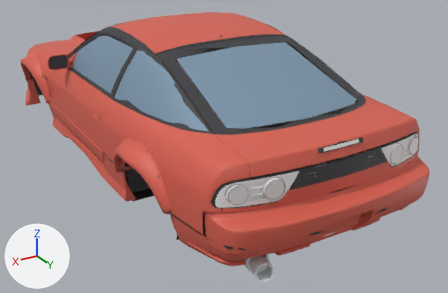
Before and after pictures for a commit that changed the Blender file assets/source/eshell/nakayaGrove/nakayaGrove.blend.
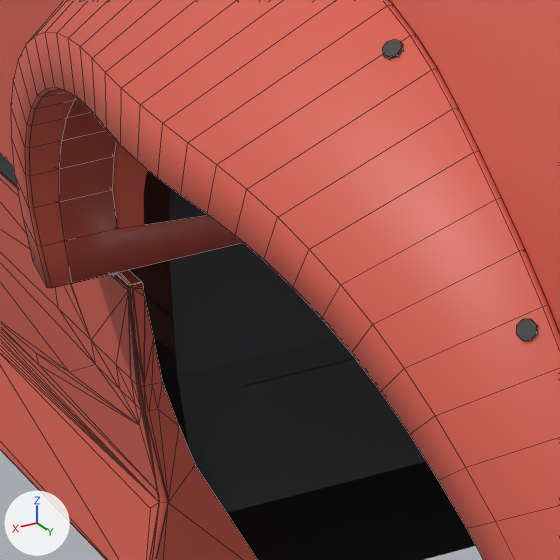
Each version appears first whole from a 50 mm lens placed at (2.23, 4.55, 2.23), pointed at (-0.25, 0.42, 0.16), and next in a close-up on the part from 25% to 36% of the width and 50% to 67% of the height. Arrows for +X, +Y and +Z are at lower left; the lights stay in place. The last two pictures show the newer version. The close-ups show mesh edges as thin lines.

Script lines for the objects in view, before the commit:
```python
me_nakayagrove_fenders_overmild = bpy.data.meshes.new('nakayaGrove.fenders_overMild')
me_nakayagrove_fenders_overmild.from_pydata(...)  # 1308 vertices, 1144 faces; spans x -0.92..0.92, y -1.66..1.63, z 0.36..0.72
# faces by material slot: [904, 240]
me_nakayagrove_fenders_overmild.materials.append(mat_paint)  # red #da6150
me_nakayagrove_fenders_overmild.materials.append(mat_black)  # dark grey #38383c
me_nakayagrove_fenders_overwild = bpy.data.meshes.new('nakayaGrove.fenders_overWild')
me_nakayagrove_fenders_overwild.from_pydata(...)  # 1308 vertices, 1144 faces; spans x -0.96..0.96, y -1.66..1.64, z 0.36..0.73
# faces by material slot: [904, 240]
me_nakayagrove_fenders_overwild.materials.append(mat_paint)  # red #da6150
me_nakayagrove_fenders_overwild.materials.append(mat_black)  # dark grey #38383c
me_nakayagrove_skirts = bpy.data.meshes.new('nakayaGrove.Skirts')
me_nakayagrove_skirts.from_pydata(...)  # 2644 vertices, 1062 faces; spans x -0.85..0.85, y -0.88..0.89, z 0.14..0.4
# faces by material slot: [1048, 14]
me_nakayagrove_skirts.materials.append(mat_paint)  # red #da6150
me_nakayagrove_skirts.materials.append(mat_black)  # dark grey #38383c
ob_nakayagrove_fenders_overmild = bpy.data.objects.new('nakayaGrove.fenders_overMild', me_nakayagrove_fenders_overmild)
ob_nakayagrove_fenders_overmild.location = (0.0, 0.0, 0.0)
ob_nakayagrove_fenders_overwild = bpy.data.objects.new('nakayaGrove.fenders_overWild', me_nakayagrove_fenders_overwild)
ob_nakayagrove_fenders_overwild.location = (0.0, 0.0, 0.0)
ob_nakayagrove_skirts = bpy.data.objects.new('nakayaGrove.Skirts', me_nakayagrove_skirts)
ob_nakayagrove_skirts.location = (0.0, 0.0, 0.0)
# also in view: 'nakayaGrove.Body' at (0.0, 0.09, 0.68)
```
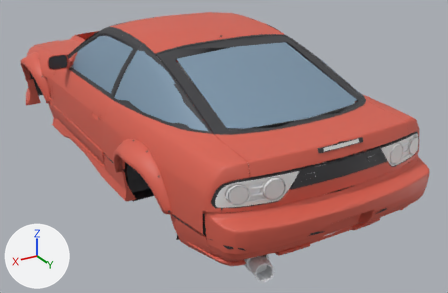
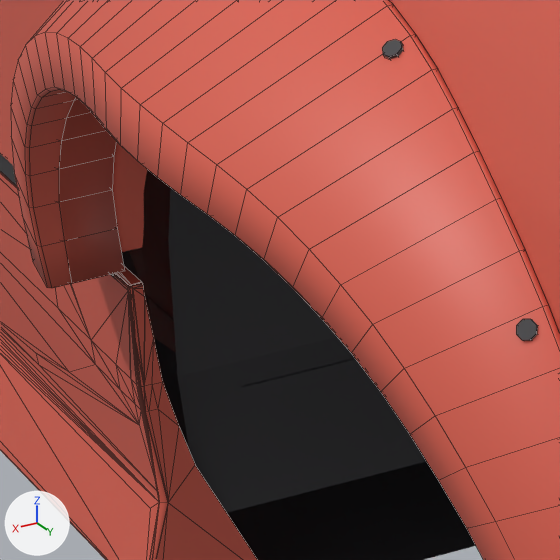
Commit message: Nakaya Grove: rear flares' end spikes fixed

Patch to the scene script:
```diff
--- a/assets/source/eshell/nakayaGrove/nakayaGrove.blend.py
+++ b/assets/source/eshell/nakayaGrove/nakayaGrove.blend.py
@@ me_nakayagrove_fenders_overmild @@
 me_nakayagrove_fenders_overmild.from_pydata(...)  # 1308 vertices, 1144 faces; spans x -0.92..0.92, y -1.66..1.63, z 0.36..0.72
 # used by ob_nakayagrove_fenders_overmild; location = (0.0, 0.0, 0.0)
-me_nakayagrove_fenders_overmild.vertices[551].co = (0.5, 0.89, 0.39)
+# me_nakayagrove_fenders_overmild part 1
+me_nakayagrove_fenders_overmild.vertices[551].co = (0.84, 0.89, 0.39)  # pixel (124, 271)
 me_nakayagrove_fenders_overmild.materials.append(mat_paint)
@@ me_nakayagrove_fenders_overwild @@
 me_nakayagrove_fenders_overwild.from_pydata(...)  # 1308 vertices, 1144 faces; spans x -0.96..0.96, y -1.66..1.64, z 0.36..0.73
 # used by ob_nakayagrove_fenders_overwild; location = (0.0, 0.0, 0.0)
-me_nakayagrove_fenders_overwild.vertices[327].co = (0.5, 1.57, 0.41)
-me_nakayagrove_fenders_overwild.vertices[331].co = (0.82, 1.64, 0.42)
-me_nakayagrove_fenders_overwild.vertices[332].co = (0.82, 1.64, 0.42)
-me_nakayagrove_fenders_overwild.vertices[338].co = (0.84, 1.63, 0.45)
-me_nakayagrove_fenders_overwild.vertices[339].co = (0.83, 1.63, 0.45)
-me_nakayagrove_fenders_overwild.vertices[551].co = (0.5, 0.89, 0.39)
+# me_nakayagrove_fenders_overwild part 2
+me_nakayagrove_fenders_overwild.vertices[327].co = (0.83, 1.57, 0.41)
+me_nakayagrove_fenders_overwild.vertices[331].co = (0.84, 1.64, 0.42)
+me_nakayagrove_fenders_overwild.vertices[332].co = (0.84, 1.64, 0.42)
+me_nakayagrove_fenders_overwild.vertices[338].co = (0.85, 1.63, 0.45)
+me_nakayagrove_fenders_overwild.vertices[339].co = (0.84, 1.63, 0.45)
+me_nakayagrove_fenders_overwild.vertices[551].co = (0.84, 0.89, 0.39)  # pixel (124, 271)
 me_nakayagrove_fenders_overwild.materials.append(mat_paint)
```

Pixel boxes [x1, y1, x2, y2] of what changed, in the close-ups (560 x 560 px; the box of a moved part takes in the faces that stretch with it):
'nakayaGrove.fenders_overMild', reshaped: before [59, 100, 241, 282]; after [59, 100, 123, 283]
part 1 of me_nakayagrove_fenders_overmild, moved or reshaped: before [67, 215, 241, 282]; after [67, 229, 123, 283]
part 2 of me_nakayagrove_fenders_overwild, moved or reshaped: before [41, 215, 243, 288]; after [41, 229, 125, 288]
